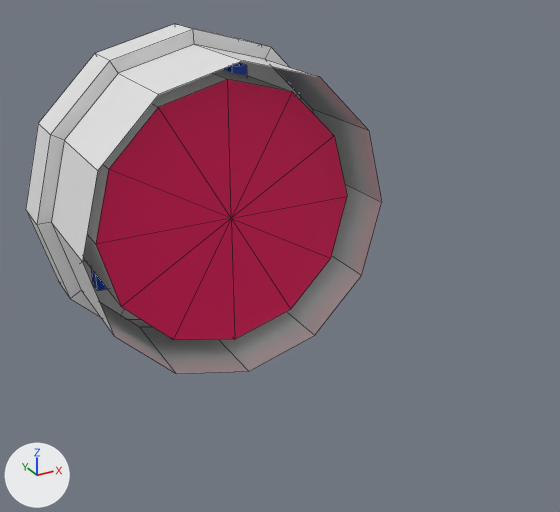
Two versions of the Blender file Assets/CatUpMap/Meshes/hole1.blend, one commit apart.
The view is the same before and after, from a 50 mm camera at (-0.0192, -0.0392, 0.0174) aimed at (-0.0002, -0.0046, 0.0). Arrows for +X, +Y and +Z are at lower left; the lights stay in place. Mesh edges are drawn as thin lines.

Names of what the first picture shows: 'SM_Env_WaterEdge_Pipe_01'.
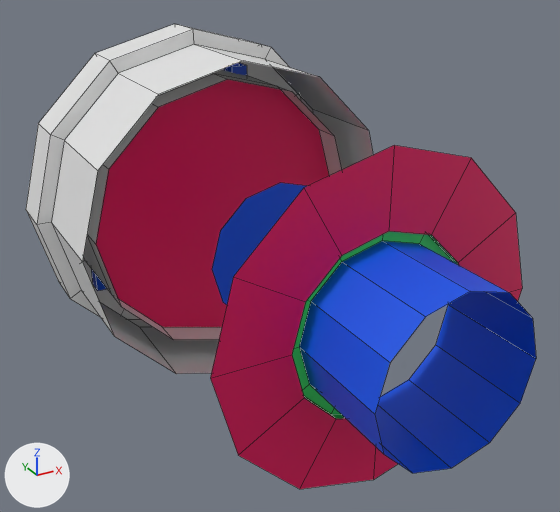
The change, as a list of edits to the scene's bpy script:
```text
Add mat_material_007:
    mat_material_007 = principled_material('Material.007')
    mat_material_007.base_color = (0.0, 0.0891, 0.8)  # blue #0054e7
Add mat_material_006:
    mat_material_006 = principled_material('Material.006')
    mat_material_006.base_color = (0.8, 0.0, 0.105)  # pink #e7005b
Add mat_material_011:
    mat_material_011 = principled_material('Material.011')
    mat_material_011.base_color = (0.0502, 0.8, 0.148)  # green #3fe76b
Change me_mesh:
    used by ob_sm_env_wateredge_pipe_01; location = (0.0, 0.0, 0.0); rotation_euler = (1.571, 0.0, 0.0), in degrees (90, 0, 0); scale = (0.01, 0.01, 0.01)
    remove me_mesh.from_pydata(...)  # 124 vertices, 102 faces; spans x -1.09..1.09, y -1.09..1.09, z -1.0..0.0
    add me_mesh.from_pydata(...)  # 75 vertices, 62 faces; spans x -1.09..1.09, y -1.09..1.09, z -1.0..0.0
    me_mesh part 1
    1 vertex is removed from x 0.0, y 0.0, z -0.21
    12 faces are deleted
    remove me_mesh.materials.append(mat_material_002)  # pink #e7005b
    remove me_mesh.materials.append(mat_material_003)  # blue #0054e7
Add me_mesh_006:
    me_mesh_006.from_pydata([(0.363, 0.21, 0.13), (0.21, 0.363, 0.13), (0.0, 0.419, 0.13), (-0.21, 0.363, 0.13), (-0.363, 0.21, 0.13), (-0.419, 0.0, 0.13), (-0.363, -0.21, 0.13), (-0.21, -0.363, 0.13), (0.0, -0.419, 0.13), (0.21, -0.363, 0.13), (0.363, -0.21, 0.13), (0.419, 0.0, 0.13)], [], [(0, 11, 10, 9, 8, 7, 6, 5, 4, 3, 2, 1)])
    me_mesh_006.materials.append(mat_material_007)  # blue #0054e7
Add me_mesh_004:
    me_mesh_004.from_pydata(...)  # 60 vertices, 48 faces; spans x -0.86..0.86, y -0.86..0.86, z -0.44..0.13
    # faces by material slot: [12, 12, 24]
    me_mesh_004.materials.append(mat_material_006)  # pink #e7005b
    me_mesh_004.materials.append(mat_material_007)  # blue #0054e7
    me_mesh_004.materials.append(mat_material_011)  # green #3fe76b
Add me_mesh_003:
    me_mesh_003.from_pydata([(0.75, 0.43, -0.4), (0.43, 0.75, -0.4), (0.0, 0.86, -0.4), (-0.43, 0.75, -0.4), (-0.75, 0.43, -0.4), (-0.86, 0.0, -0.4), (-0.75, -0.43, -0.4), (-0.43, -0.75, -0.4), (0.0, -0.86, -0.4), (0.43, -0.75, -0.4), (0.75, -0.43, -0.4), (0.86, 0.0, -0.4)], [], [(0, 11, 10, 9, 8, 7, 6, 5, 4, 3, 2, 1)])
    me_mesh_003.materials.append(mat_material_002)  # pink #e7005b
Add ob_sm_env_wateredge_pipe_01_004:
    ob_sm_env_wateredge_pipe_01_004 = bpy.data.objects.new('SM_Env_WaterEdge_Pipe_01.004', me_mesh_006)
    ob_sm_env_wateredge_pipe_01_004.location = (0.0, -0.00299, 0.0)
    ob_sm_env_wateredge_pipe_01_004.rotation_euler = (1.571, 0.0, 0.0)  # degrees (90, 0, 0)
    ob_sm_env_wateredge_pipe_01_004.scale = (0.01, 0.01, 0.01)
Add ob_sm_env_wateredge_pipe_01_001:
    ob_sm_env_wateredge_pipe_01_001 = bpy.data.objects.new('SM_Env_WaterEdge_Pipe_01.001', me_mesh_004)
    ob_sm_env_wateredge_pipe_01_001.location = (0.0, -0.01804, 0.0)
    ob_sm_env_wateredge_pipe_01_001.rotation_euler = (1.571, 0.0, 0.0)  # degrees (90, 0, 0)
    ob_sm_env_wateredge_pipe_01_001.scale = (0.01, 0.01, 0.01)
Add ob_sm_env_wateredge_pipe_01_003:
    ob_sm_env_wateredge_pipe_01_003 = bpy.data.objects.new('SM_Env_WaterEdge_Pipe_01.003', me_mesh_003)
    ob_sm_env_wateredge_pipe_01_003.location = (0.0, 0.0, 0.0)
    ob_sm_env_wateredge_pipe_01_003.rotation_euler = (1.571, 0.0, 0.0)  # degrees (90, 0, 0)
    ob_sm_env_wateredge_pipe_01_003.scale = (0.01, 0.01, 0.01)
```

Changed parts and their boxes (x1, y1, x2, y2) in the pictures (560 x 512 px):
'SM_Env_WaterEdge_Pipe_01', reshaped
    before: (26, 24, 382, 374)
    after: (26, 24, 373, 374)
'SM_Env_WaterEdge_Pipe_01.001', added
    after: (211, 145, 536, 489)
    faces in mat_material_006 (pink #e7005b): (211, 145, 522, 489)
    faces in mat_material_007 (blue #0054e7): (299, 241, 536, 473)
    faces in mat_material_011 (green #3fe76b): (292, 231, 458, 419)
'SM_Env_WaterEdge_Pipe_01.003', added
    after: (96, 79, 329, 327)
'SM_Env_WaterEdge_Pipe_01.004', added (blue)
    after: (212, 183, 307, 305)
part 1 of me_mesh, deleted
    before: (96, 79, 347, 340)
